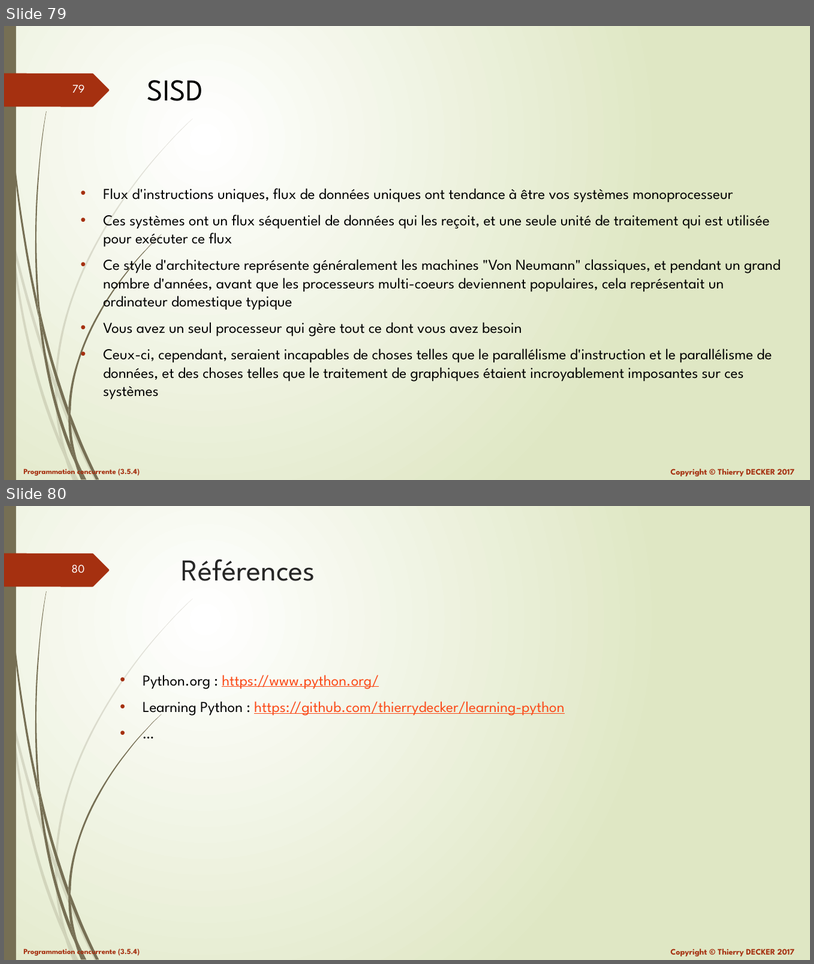
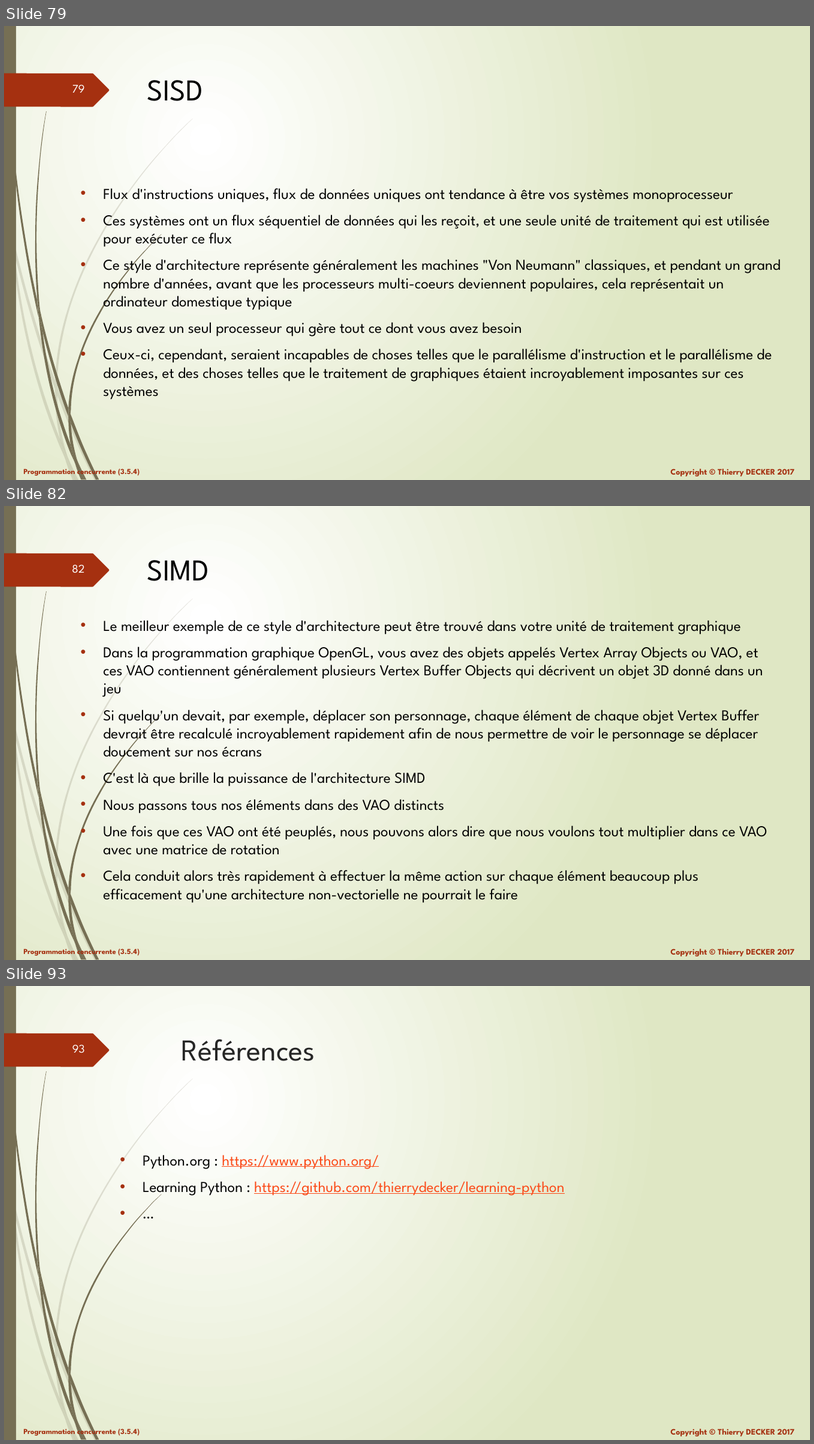
Before and after one commit to VikmanTheRacoon/learning-python, a slide deck: documentations/python-103.pptx. Shown one above the other, each under a label of ours: slides 79 and 80 before the commit, slides 79, 82 and 93 after it; the slides between them are not shown. The pictures are 814x964 and 814x1444 pixels, drawn with LibreOffice and Linux fonts; fonts in the diff are those of the drawing. Boxes give left, top, right and bottom in pixels: in the first picture for what was removed or moved away, otherwise in the second. Text is boxed around its words. In the diff, an @@ line names an element or a change of style, - is before the commit and + after.

```diff
--- a/documentations/python-103.pptx
+++ b/documentations/python-103.pptx
@@ slide 82 added at (4,506,810,960), background gradient #FFFFFF to #DFE8C4; not listed: 27 template elements that a slide beside it also shows @@
@@ title added at (147,560,209,581), 36 pt, text #000000 @@
+SIMD
@@ text added at (103,620,767,903), 18 pt, text #000000 @@
+• Le meilleur exemple de ce style d'architecture peut être trouvé dans votre unité de traitement graphique
+• Dans la programmation graphique OpenGL, vous avez des objets appelés Vertex Array Objects ou VAO, et ces VAO contiennent généralement plusieurs Vertex Buffer Objects qui décrivent un objet 3D donné dans un jeu
+• Si quelqu'un devait, par exemple, déplacer son personnage, chaque élément de chaque objet Vertex Buffer devrait être recalculé incroyablement rapidement afin de nous permettre de voir le personnage se déplacer doucement sur nos écrans
+• C'est là que brille la puissance de l'architecture SIMD
+• Nous passons tous nos éléments dans des VAO distincts
+• Une fois que ces VAO ont été peuplés, nous pouvons alors dire que nous voulons tout multiplier dans ce VAO avec une matrice de rotation
+• Cela conduit alors très rapidement à effectuer la même action sur chaque élément beaucoup plus efficacement qu'une architecture non-vectorielle ne pourrait le faire
@@ what was slide 80 is now slide 93 @@
@@ page number at (72,1045,85,1053): text changed @@
-80
+93
```
Also in this commit, not shown: 3 slides changed, 12 other slides added, 1 other file.
